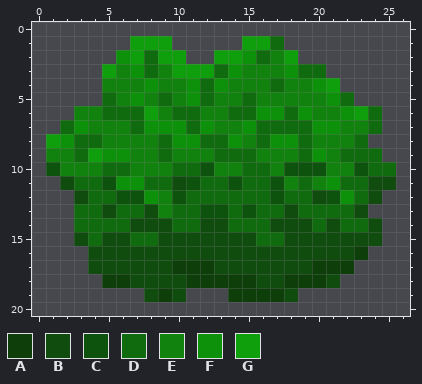
Pixel-art sprite: img/stage/plains/bush1.png. The picture above is the old version.
The file is 27x21 pixels. Colours within 5 levels of each other are drawn and written as one.
Palette (. is transparent): A #0e3f0b  B #104c0d  C #0e530d  D #0f6b0d  E #10820d  F #0d910b  G #0f9e0c
Pixels before, first column x 1:
 1 ......GGG.....GGD........
 2 .....FGDGG..GGFDEG.......
 3 ....GEFDEGGGDFEEEFDD.....
 4 ....EEEFEEFDFEEEDEEFG....
 5 ....DEFEDEFDEEDEEEEEFD...
 6 ..EEDDDGEDDEEDDFFDFEEFGD.
 7 .DFEEEDFFFDFEEFDDDDFFEED.
 8 GFDDEEEEDFFDDFEDFFDEEED..
 9 EEDGFFEEDEEEDDDEEEDFEDDD.
10 CEEEDDEEEDDCEEDDECCCEECDD
11 .BDDCFFDDBCDDCDDCEDEFDDBB
12 ..BDDCCFECDDDDDDCDDBCFDB.
13 ..DDBDDBEDDCCDCDDBDDDDB..
14 ..DDDDBBBDDBBDDDBBBDBDDB.
15 ..BDBBDDBBBBBBBDDBBBBBBB.
16 ...BBBBBBBBBBBBBBBBBBBA..
17 ...BBBBBBAAABBBBBBBAAA...
18 ....AABBBBAAAAABBAAAB....
19 .......BAB...AAAAB.......
Once edited:
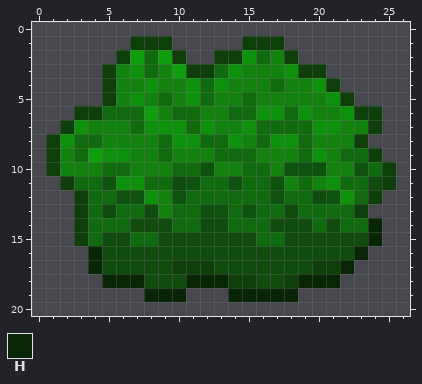
Colours new in this view: H #082606
Change:
Changed rows in their new state; - is an unchanged pixel.
first column x 1:
 1 ------AAA-----AAA--------
 2 -----A---A--AA---A-------
 3 ----A-----AA------AA-----
 4 ----A---------------A----
 5 ----A----------------A---
 6 --AA------------------AA-
 7 -A---------------------A-
 8 A---------------------A--
 9 A----------------------A-
10 A-----------------------A
11 -A----------------------A
12 --A--------------------A-
13 --A-------------------A--
14 --A--------------------H-
15 --A--------------------H-
16 ---H------------------H--
17 ---H-----------------H---
18 ----HHH---HHH-----HHH----
19 -------HHH---HHHHH-------
Where, in picture pixels (left, top, right, bottom), the same in both pictures:
changed: (46, 36, 396, 302)
